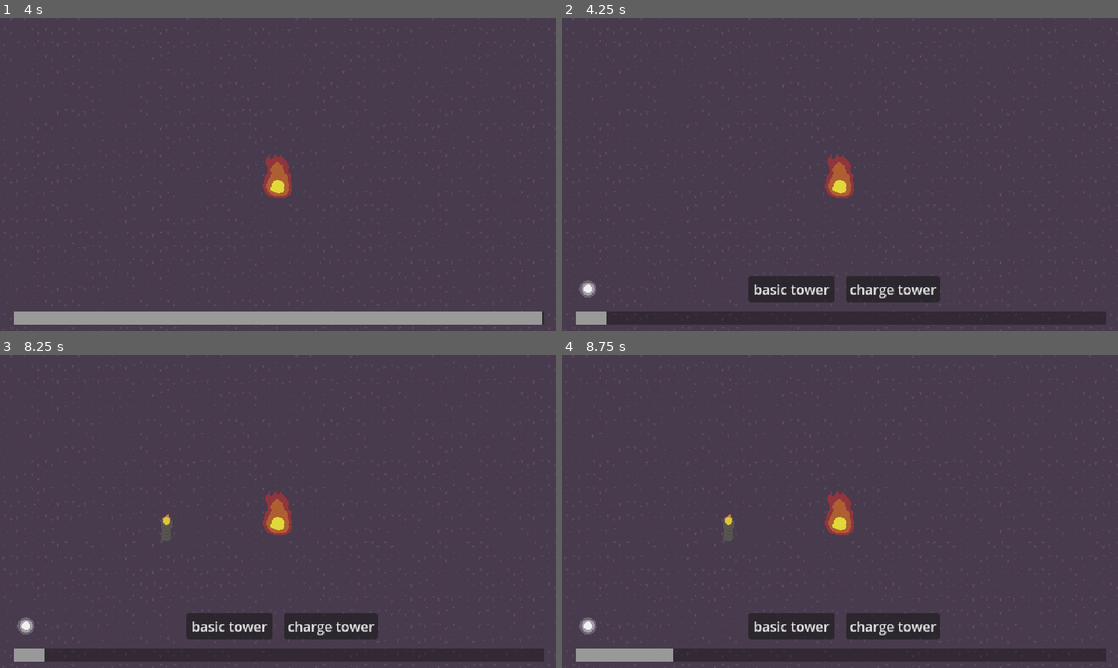
Above: before the commit, frames 1-4 (two rows, left to right).
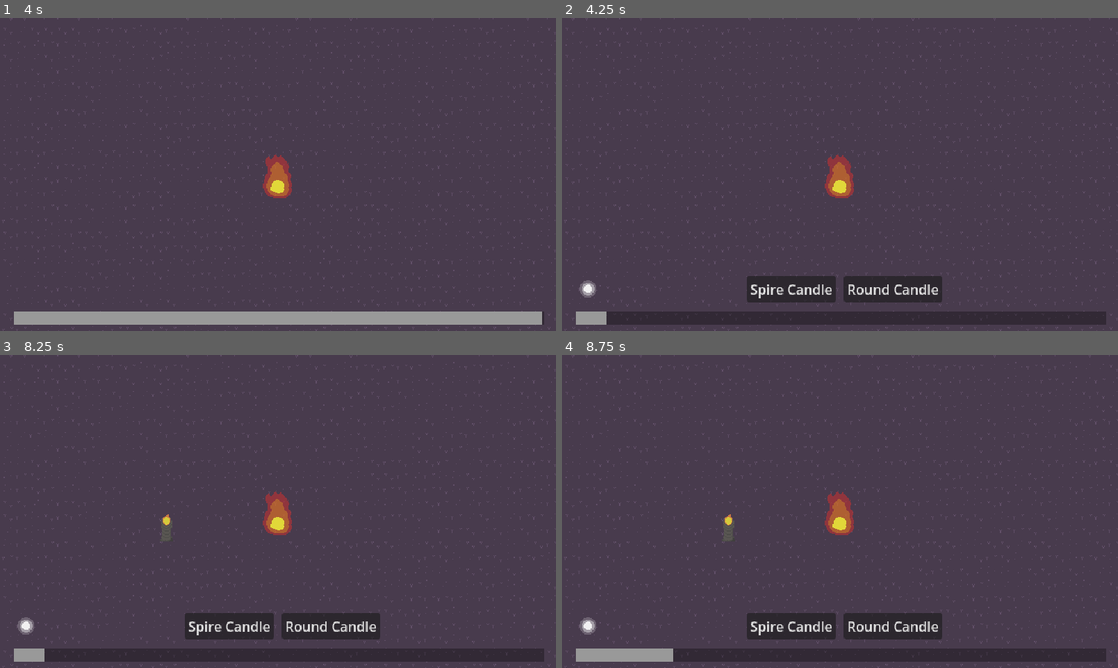
Above: after the commit, the same moments.

Repository: sushitoad/tower-defense-prototype
Game: Godot game, scene res://scenes/test_scene.tscn
Two runs of this game, one before a commit and one after it. Both use one fixed random seed, a clock stepped at 60 frames per second and the inputs below.
Inputs (mouse positions are in pixels of both pictures, inside the frame that each line leads up to):
- Up to frame 1 (4 s): move the mouse to (400, 158) at 0.52 s; tap one key every 0.75 s from 0.6 s: S (CameraDown) A (CameraLeft) D (CameraRight) W (CameraUp); move the mouse to (166, 190) at 1.27 s; move the mouse to (333, 105) at 2.02 s; move the mouse to (250, 237) at 2.77 s; move the mouse to (444, 221) at 3.52 s; click (444, 221) at 3.6 s
- Up to frame 2 (4.25 s): no input
- Up to frame 3 (8.25 s): click "basic tower" (after the commit: "Spire Candle") at 4.25 s; move the mouse to (111, 464) at 5.02 s; tap one key every 0.75 s from 5.1 s: S (CameraDown) A (CameraLeft) D (CameraRight) W (CameraUp); move the mouse to (305, 511) at 5.77 s; move the mouse to (194, 433) at 6.52 s; move the mouse to (400, 495) at 7.27 s; move the mouse to (166, 527) at 8.02 s; click (166, 527) at 8.1 s
- Up to frame 4 (8.75 s): no input

Frame 1 is identical in both runs. In frame 2, 0.7% of the frame differs, in the area x 33-69%, y 82-91%; in frame 3, 0.7%; in frame 4, 0.7%.
Error in both runs: Invalid access to property or key 'isBeingPlaced' on a base object of type 'Nil'. (res://scripts/tower_manager.gd:31)

Commit message:
effect area UI art

Diff:
--- a/scenes/build_ui.tscn
+++ b/scenes/build_ui.tscn
@@ -56,7 +56,7 @@
 offset_bottom = -34.0
 grow_horizontal = 2
 grow_vertical = 0
-text = "basic tower"
+text = "Spire Candle"
 
 [node name="ChargeTowerButton" type="Button" parent="CanvasLayer"]
 anchors_preset = 7
@@ -70,7 +70,7 @@
 offset_bottom = -34.0
 grow_horizontal = 2
 grow_vertical = 0
-text = "charge tower"
+text = "Round Candle"
 
 [node name="ChargeIcon" parent="CanvasLayer" instance=ExtResource("3_gkqg4")]
 anchors_preset = 7
Binary file added: Aseprite files/effect area UI proto 1.aseprite
Binary file added: art/effect area UI proto 1.png
Not shown, added: art/effect area UI proto 1.png.import
Not shown: 1 places in scenes/build_ui.tscn that only renumber resources
